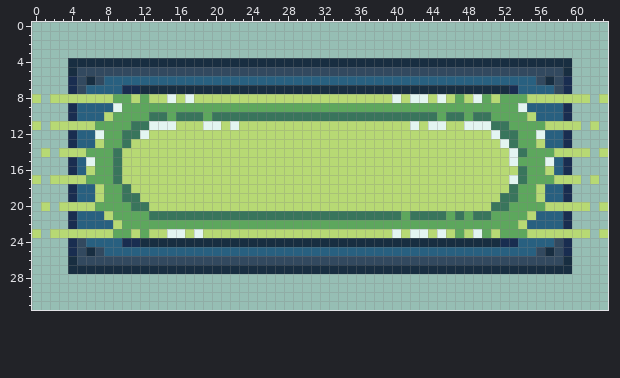
File history of a pixel-art sprite, assets/timerbanner-green.png. That is the earlier state.
The file is 64x32 pixels.
Now the later version:
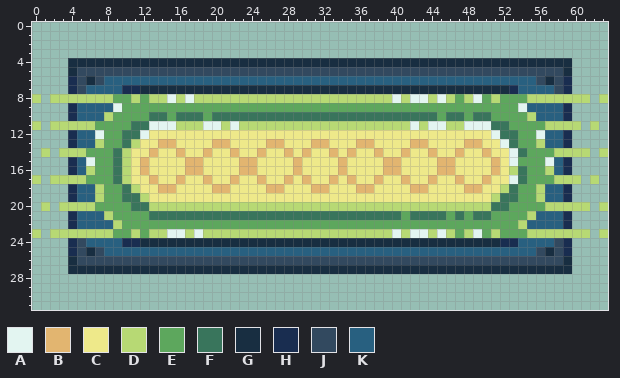
Palette (. is transparent): A #e3f5f1  B #e2b570  C #eee98a  D #b7d974  E #5da75d  F #39755c  G #182e41  H #192d50  J #32495f  K #286080
What changed:
@@ x 0..63 @@
 11 D.DDDDDEEEEFFAAADDDAADADDDDDDDDDDDDDDDDDDDADAADDAAAFFEEEEDDDD.D.
-12 ....HKKAEEFFADDDDDDDDDDDDDDDDDDDDDDDDDDDDDDDDDDDDDDAFFEEAKKH....
-13 ....HKKDEEFDDDDDDDDDDDDDDDDDDDDDDDDDDDDDDDDDDDDDDDDDAFEEDKKH....
-14 .D.DDDEEEFDDDDDDDDDDDDDDDDDDDDDDDDDDDDDDDDDDDDDDDDDDDAFEEEDDDD.D
-15 ....HKAEEFDDDDDDDDDDDDDDDDDDDDDDDDDDDDDDDDDDDDDDDDDDDAEEEAKH....
-16 ....HKDEEFDDDDDDDDDDDDDDDDDDDDDDDDDDDDDDDDDDDDDDDDDDDDFEEDKH....
-17 D.DDDDEEEFDDDDDDDDDDDDDDDDDDDDDDDDDDDDDDDDDDDDDDDDDDDAFEEEDDD.D.
-18 ....HKKDEEFDDDDDDDDDDDDDDDDDDDDDDDDDDDDDDDDDDDDDDDDDDFEEDKKH....
-19 ....HKKDEEFFDDDDDDDDDDDDDDDDDDDDDDDDDDDDDDDDDDDDDDDDFFEEDKKH....
+12 ....HKKAEEFFACCCCCCCCCCCCCCCCCCCCCCCCCCCCCCCCCCCCCCAFFEEAKKH....
+13 ....HKKDEEFDCCBBCCCCBBCCCCBBCCCBBCCCBBCCCCBBCCCCBBCCAFEEDKKH....
+14 .D.DDDEEEFDCCBCCBCCBCCBCCBCCBCBCCBCBCCBCCBCCBCCBCCBCCAFEEEDDDD.D
+15 ....HKAEEFDCBCCCCBBCCCCBBCCCCBCCCCBCCCCBBCCCCBBCCCCBCAEEEAKH....
+16 ....HKDEEFDCBCCCCBBCCCCBBCCCCBCCCCBCCCCBBCCCCBBCCCCBCDFEEDKH....
+17 D.DDDDEEEFDCCBCCBCCBCCBCCBCCBCBCCBCBCCBCCBCCBCCBCCBCCAFEEEDDD.D.
+18 ....HKKDEEFDCCBBCCCCBBCCCCBBCCCBBCCCBBCCCCBBCCCCBBCCDFEEDKKH....
+19 ....HKKDEEFFDCCCCCCCCCCCCCCCCCCCCCCCCCCCCCCCCCCCCCCDFFEEDKKH....
 20 .D.DDDDEEEEFFDDDDDDDDDDDDDDDDDDDDDDDDDDDDDDDDDDDDDDFFEEEEDDDDD.D
Changed places in both pictures, as pixel boxes (x1, y1, x2, y2):
changed: (131, 130, 509, 202)
